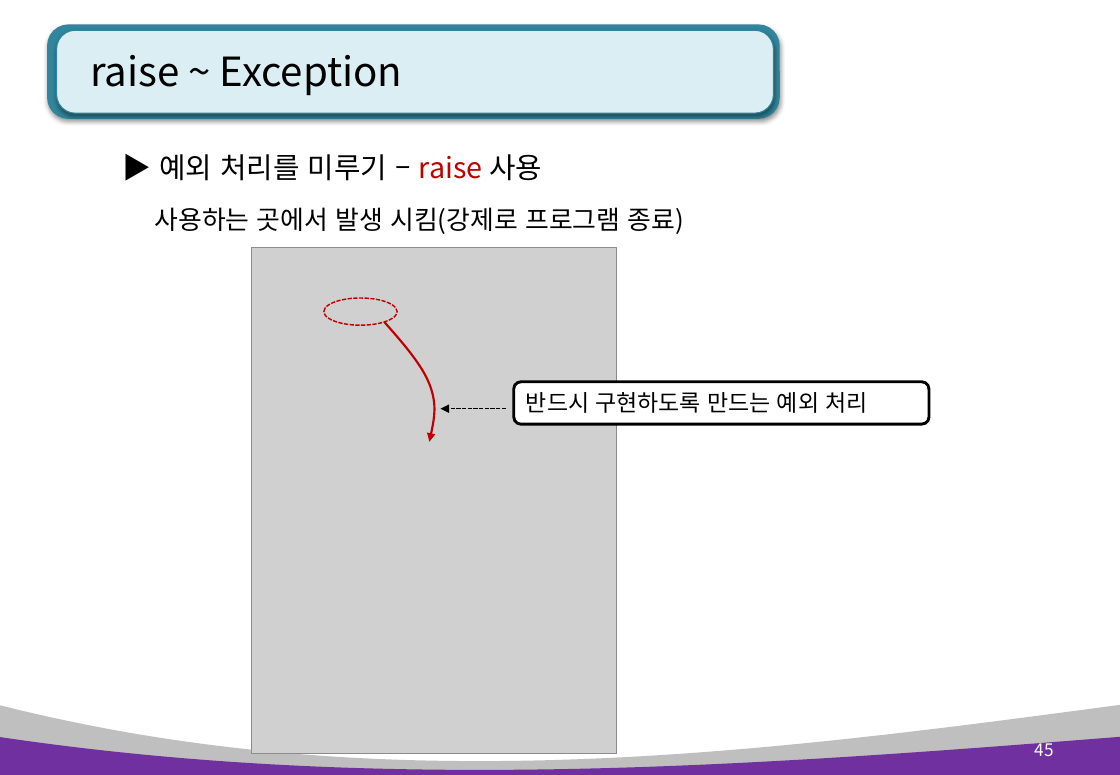
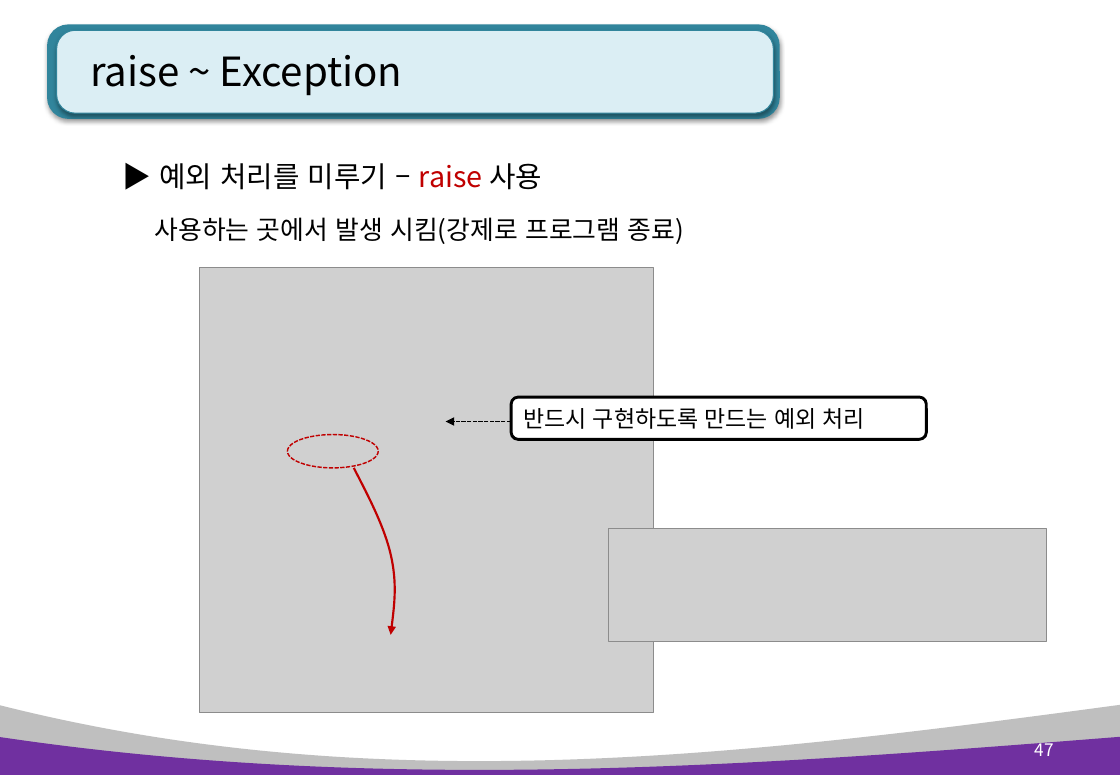
Before and after one commit to kiyongee2/green_project_web, a slide deck: slide 47 of python_ppt/Python 8장. 예외처리, 파일입출력.pptx (slide 45 before the commit). Drawn at 1120x775 pixels with LibreOffice and Linux fonts; fonts in the diff are those of the drawing; grey boxes stand for pictures. Boxes give left, top, right and bottom in pixels: in the first picture for what was removed or moved away, otherwise in the second. Text is boxed around its words. In the diff, an @@ line names an element or a change of style, - is before the commit and + after.

Commit message:
try~except, web

```diff
--- a/python_ppt/Python 8장. 예외처리, 파일입출력.pptx
+++ b/python_ppt/Python 8장. 예외처리, 파일입출력.pptx
@@ text "▶ 예외 처리를 미루기 – ..." rewrapped from bbox=[113, 127, 928, 242] to bbox=[155, 163, 684, 244] @@
@@ picture: place and size @@
-picture at bbox=[251, 248, 617, 755]
+picture at bbox=[200, 268, 654, 714]
@@ rounded rectangle "반드시 구현하도록 만드는 예외 처리": place and size @@
-rounded rectangle "반드시 구현하도록 만드는 예외 처리" at bbox=[514, 383, 930, 425]
+rounded rectangle "반드시 구현하도록 만드는 예외 처리" at bbox=[511, 397, 927, 440]
@@ ellipse: place and size @@
-ellipse at bbox=[324, 298, 397, 325]
+ellipse at bbox=[287, 435, 379, 468]
@@ arrow moved from (507, 410) - (441, 410) to (511, 422) - (446, 422) @@
@@ freeform shape: place and size @@
-freeform shape at bbox=[385, 323, 434, 443]
+freeform shape at bbox=[354, 468, 394, 635]
@@ picture added at bbox=[609, 529, 1047, 642] @@
@@ page number at bbox=[1034, 739, 1053, 756]: text changed @@
-45
+47
```
Also in this commit, not shown: 6 other slides changed, 3 slides added, 1 slide removed, 3 other files.
